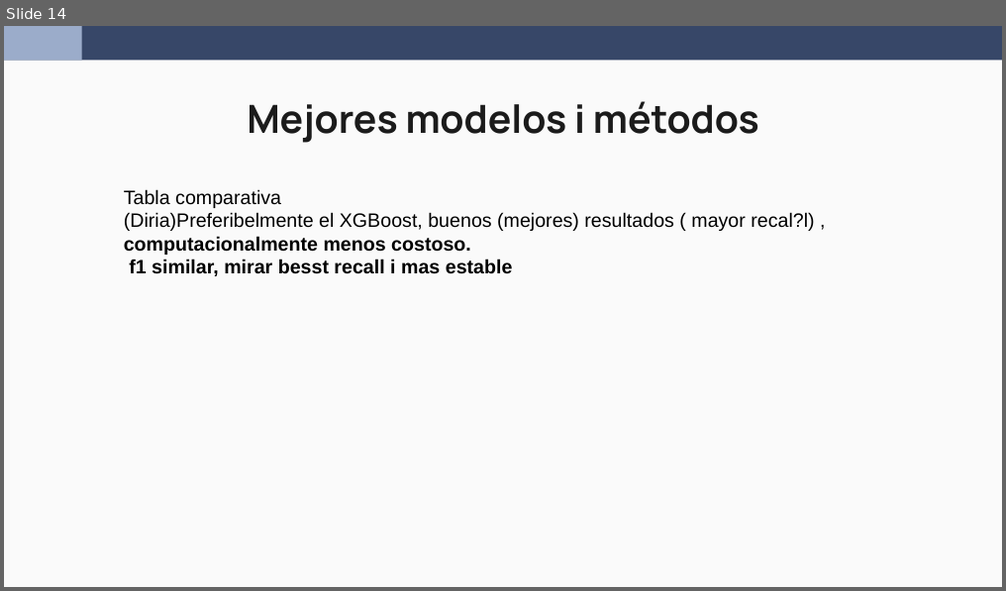
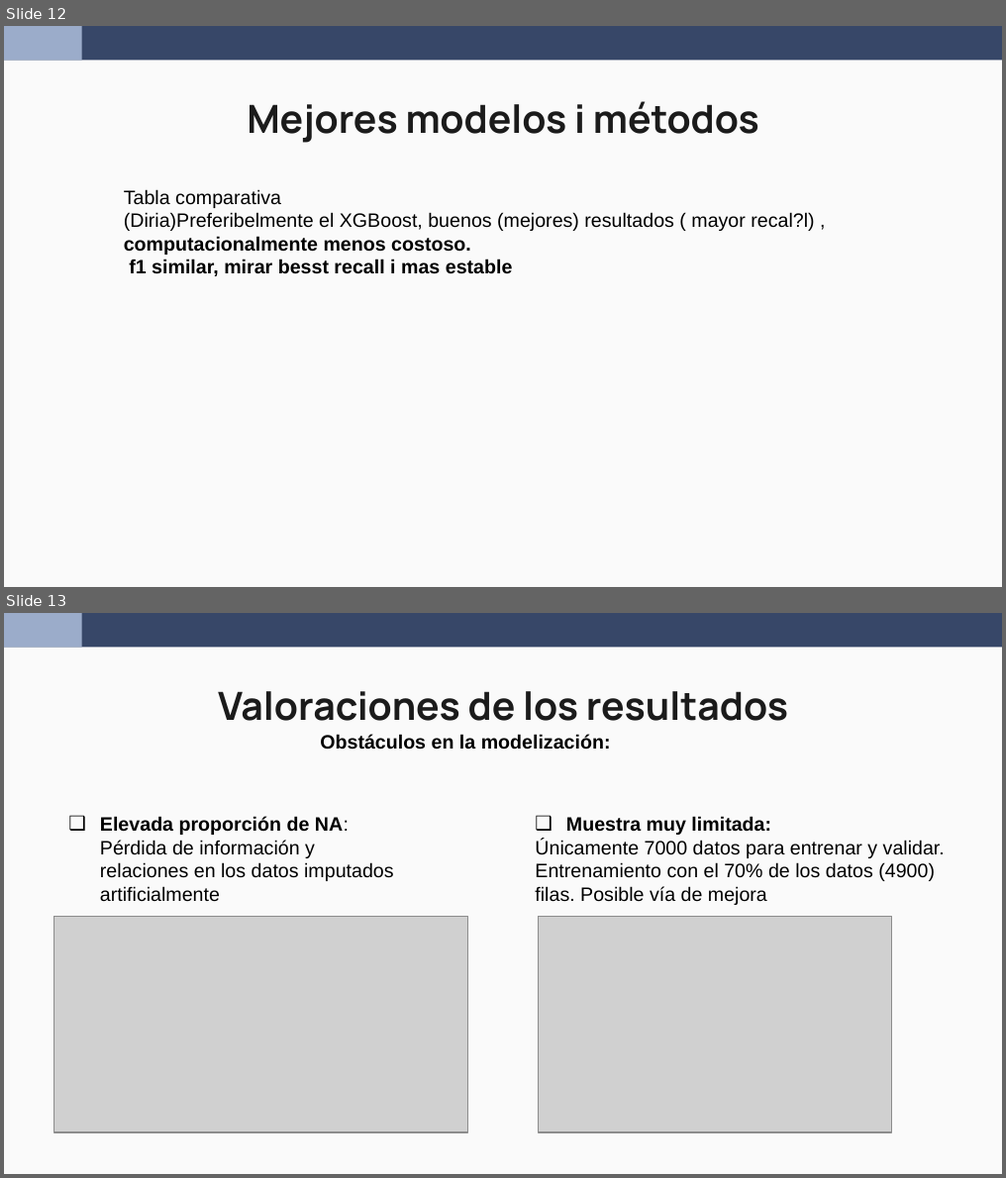
Before and after one commit to wen2111/Mineria, a slide deck: Entrega_2/00.REPORTE/Reporte_Grupo5_new.pptx. Shown one above the other, each under a label of ours: slide 14 before the commit, slides 12 and 13 after it. The pictures are 1006x591 and 1006x1178 pixels, drawn with LibreOffice and Linux fonts; fonts in the diff are those of the drawing; grey boxes stand for pictures. Boxes give left, top, right and bottom in pixels: in the first picture for what was removed or moved away, otherwise in the second. Text is boxed around its words. In the diff, an @@ line names an element or a change of style, - is before the commit and + after.

```diff
--- a/Entrega_2/00.REPORTE/Reporte_Grupo5_new.pptx
+++ b/Entrega_2/00.REPORTE/Reporte_Grupo5_new.pptx
@@ slide 13 added at (4, 613, 1002, 1174), background #FAFAFA; not listed: 2 template elements that a slide beside it also shows @@
@@ title added at (218, 691, 788, 721), 28 pt, text #1B1B1B, bold @@
+Valoraciones de los resultados
@@ text added at (320, 734, 611, 750), 14 pt, text #000000, bold @@
+Obstáculos en la modelización:
@@ text added at (100, 816, 394, 902), 14 pt, text #000000 @@
+❑ Elevada proporción de NA: Pérdida de información y relaciones en los datos imputados artificialmente
@@ text added at (535, 816, 944, 905), 14 pt, text #000000 @@
+❑ Muestra muy limitada:
+Únicamente 7000 datos para entrenar y validar. Entrenamiento con el 70% de los datos (4900) filas. Posible vía de mejora
@@ picture added at (54, 916, 467, 1133) @@
@@ picture added at (538, 916, 891, 1133) @@
@@ what was slide 14 is now slide 12 @@
```
Also in this commit, not shown: 3 slides changed, 2 slides removed, 2 other files.
